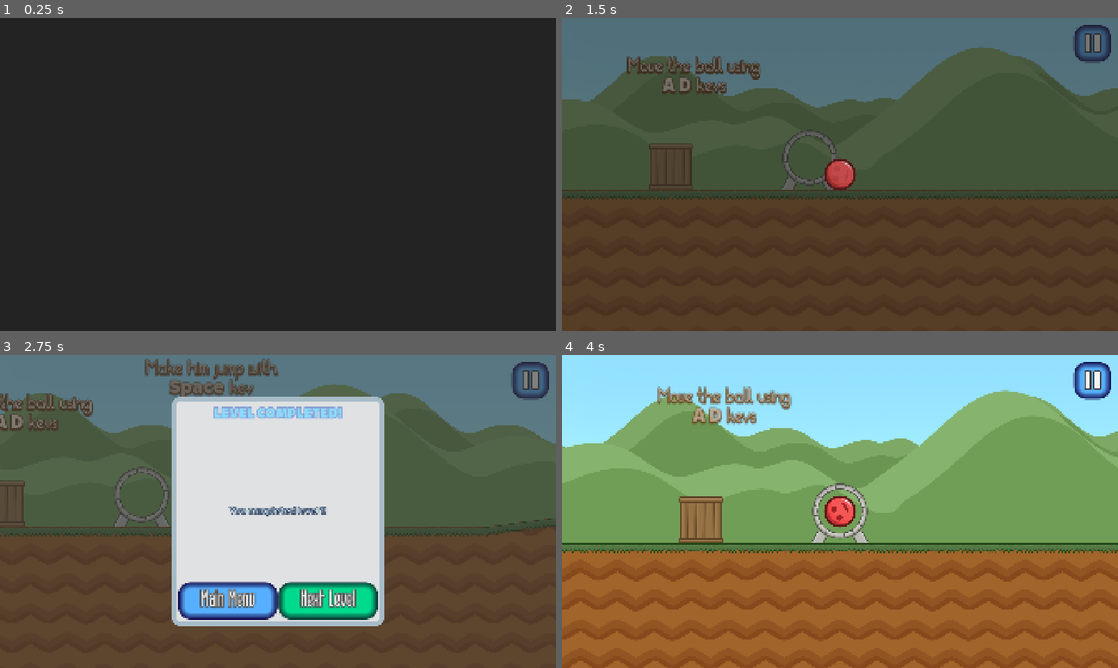
Above: before the commit, frames 1-4 (two rows, left to right).
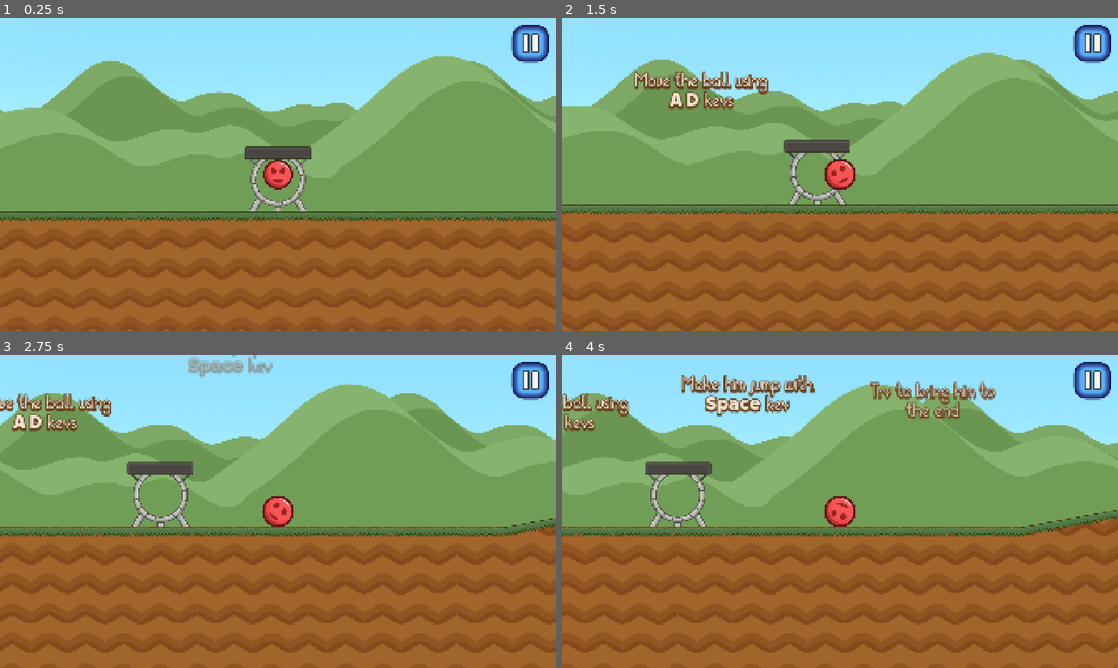
Above: after the commit, the same moments.

Repository: urebus-godot/red-ball-game
Game: Godot game, scene res://scenes_scripts/game/levels/level_1.tscn
Same seed, same stepped clock (60 frames per second), same inputs: the game is played once before the commit and once after it. This scene is started directly instead of the project's main scene.
Inputs (mouse positions are in pixels of both pictures, inside the frame that each line leads up to):
- Up to frame 1 (0.25 s): no input
- Up to frame 2 (1.5 s): hold E (interact) 0.53-1.28 s; hold D (right) from 0.53 s (still down); tap Space (jump) at 0.77 s; tap E (interact) at 1.35 s
- Up to frame 3 (2.75 s): tap Space (jump) at 1.52 s; release D (right) at 2 s; click (227, 524) at 2 s, where only the run before the commit has a clickable "Main Menu"
- Up to frame 4 (4 s): click (890, 602) at 2.75 s, where only the run before the commit has a clickable "Next Level"; hold A (left) from 3.53 s (still down); hold E (interact) from 3.53 s (still down)

The runs differ from the first frame. In frame 1, 100% of the frame differs, in the area x 0-100%, y 0-100%; in frame 2, 99%; in frame 3, 99%; in frame 4, 33%.

Commit message:
Add death system and lost menu

Diff:
--- a/globals/transition/transition_screen.gd
+++ b/globals/transition/transition_screen.gd
@@ -9,6 +9,8 @@
 @onready var panel: Panel = $Panel
 @onready var start_screen: ColorRect = $StartScreen
 @onready var black_screen: ColorRect = $StartScreen/BlackScreen
+
+@export var do_show_start_screen: bool = true
 
 
 func start_trans() -> void:
@@ -22,6 +24,12 @@
 	var tween = panel.create_tween()
 	tween.tween_property(panel, "position:x", END_TWEEN_POSITION_X, TWEEN_DURATION)
 	await tween.finished
+
+
+func show_panel() -> void:
+	start_screen.visible = false
+	panel.position.x = END_TWEEN_POSITION_X
+	panel.visible = true
 
 
 func show_start_screen() -> void:
@@ -38,9 +46,7 @@
 
 	await hide_tween.finished
 
-	start_screen.visible = false
-	panel.position.x = END_TWEEN_POSITION_X
-	panel.visible = true
+	show_panel()
 
 
 func change_scene(path: String) -> void:
@@ -50,5 +56,9 @@
 
 
 func _ready() -> void:
-	await get_tree().create_timer(0.5).timeout
-	show_start_screen()
+	if do_show_start_screen:
+		await get_tree().create_timer(0.5).timeout
+		show_start_screen()
+	else:
+		show_panel()
+		MusicPlayer.play_soundtrack(MusicPlayer.Soundtrack.MAIN_MENU, true)
--- a/globals/transition/transition_screen.tscn
+++ b/globals/transition/transition_screen.tscn
@@ -11,6 +11,7 @@
 process_mode = 3
 layer = 10
 script = ExtResource("1_of1yr")
+do_show_start_screen = false
 
 [node name="Panel" type="Panel" parent="." unique_id=246895193]
 anchors_preset = 15
--- a/scenes_scripts/game/camera.gd
+++ b/scenes_scripts/game/camera.gd
@@ -13,6 +13,7 @@
 var direction: Direction = Direction.CENTER
 var player_move_direction: Direction = Direction.CENTER
 
+var follow_player: bool = true
 var free_mode: bool = false
 
 
@@ -39,9 +40,9 @@
 
 
 func _process(delta: float) -> void:
-	if not free_mode:
+	if not free_mode and follow_player:
 		position = player.position
-	else:
+	elif free_mode:
 		var move_direction = Input.get_vector(
 			"left", "right", "up", "down"
 			).normalized()
@@ -55,3 +56,7 @@
 func _ready() -> void:
 	if trans_enabled:
 		check_for_trans()
+
+
+func _on_player_died() -> void:
+	follow_player = false
--- a/scenes_scripts/game/levels/base_level.tscn
+++ b/scenes_scripts/game/levels/base_level.tscn
@@ -87,4 +87,6 @@
 
 [connection signal="level_finished" from="." to="UILayer" method="_on_level_finished"]
 [connection signal="level_finished" from="." to="Creatures/Player" method="_on_level_finished"]
+[connection signal="creature_died" from="Creatures/Player" to="." method="_on_player_died"]
+[connection signal="creature_died" from="Creatures/Player" to="UILayer" method="_on_player_died"]
 [connection signal="body_entered" from="Areas/FinishArea" to="." method="_on_finish_area_body_entered"]
--- a/scenes_scripts/game/levels/level_1.tscn
+++ b/scenes_scripts/game/levels/level_1.tscn
@@ -3,16 +3,15 @@
 [ext_resource type="PackedScene" uid="uid://bb6koovj7b8o" path="res://scenes_scripts/game/levels/base_level.tscn" id="1_yhru0"]
 [ext_resource type="PackedScene" uid="uid://cuj44b2p5d6up" path="res://scenes_scripts/game/objects/solid/static/platform_on_beams.tscn" id="2_jabye"]
 [ext_resource type="PackedScene" uid="uid://hf4hp71cg2ya" path="res://scenes_scripts/game/objects/areas/water.tscn" id="3_1k6lp"]
-[ext_resource type="PackedScene" uid="uid://b5c6vtq65bvn0" path="res://scenes_scripts/game/objects/physical/physics/crate.tscn" id="3_xya2l"]
 [ext_resource type="PackedScene" uid="uid://bvcpab838u2eo" path="res://scenes_scripts/game/objects/ui_elements/hint_label.tscn" id="5_aau4x"]
 [ext_resource type="PackedScene" uid="uid://bg48lxeeip6cc" path="res://scenes_scripts/game/objects/areas/activate_area.tscn" id="5_mc8sp"]
 
 [sub_resource type="Curve2D" id="Curve2D_5afly"]
 bake_interval = 512.0
 _data = {
-"points": PackedVector2Array(0, 0, 0, 0, -1504, 64, 0, 0, 0, 0, 1184, 64, 0, 0, 0, 0, 1664, 0, 0, 0, 0, 0, 1920, 0, 0, 0, 0, 0, 2528, -64, 0, 0, 0, 0, 2944, -64, 0, 0, 0, 0, 3200, -128, 0, 0, 0, 0, 3840, -128, 0, 0, 0, 0, 4480, -64, 0, 0, 0, 0, 4864, -64, 0, 0, 0, 0, 5248, -128, 0, 0, 0, 0, 5632, -128, 0, 0, 0, 0, 6432, -224, 0, 0, 0, 0, 6848, -224, 0, 0, 0, 0, 7264, -192, 0, 0, 0, 0, 7424, -128, 0, 0, 0, 0, 7456, -32, 0, 0, 0, 0, 7520, 576, 0, 0, 0, 0, 7680, 704, 0, 0, 0, 0, 8128, 768, 0, 0, 0, 0, 8800, 768, 0, 0, 0, 0, 9312, 672, 0, 0, 0, 0, 9568, 544, 0, 0, 0, 0, 9632, -64, 0, 0, 0, 0, 9696, -160, 0, 0, 0, 0, 10176, -288, 0, 0, 0, 0, 11296, -288, 0, 0, 0, 0, 12832, -320, 0, 0, 0, 0, 1 …(362 unchanged characters)…
+"points": PackedVector2Array(0, 0, 0, 0, -1504, 64, 0, 0, 0, 0, 1184, 64, 0, 0, 0, 0, 1536, 0, 0, 0, 0, 0, 2016, -32, 0, 0, 0, 0, 2528, -64, 0, 0, 0, 0, 2912, -96, 0, 0, 0, 0, 3200, -128, 0, 0, 0, 0, 3840, -128, 0, 0, 0, 0, 4448, -96, 0, 0, 0, 0, 4864, -96, 0, 0, 0, 0, 5248, -128, 0, 0, 0, 0, 5792, -192, 0, 0, 0, 0, 6432, -224, 0, 0, 0, 0, 6848, -224, 0, 0, 0, 0, 7264, -192, 0, 0, 0, 0, 7424, -128, 0, 0, 0, 0, 7456, -32, 0, 0, 0, 0, 7520, 576, 0, 0, 0, 0, 7680, 704, 0, 0, 0, 0, 8128, 768, 0, 0, 0, 0, 8800, 768, 0, 0, 0, 0, 9312, 672, 0, 0, 0, 0, 9568, 544, 0, 0, 0, 0, 9632, -64, 0, 0, 0, 0, 9696, -160, 0, 0, 0, 0, 10176, -288, 0, 0, 0, 0, 11232, -352, 0, 0, 0, 0, 11648, -352, 0, 0, 0, 0, 12832, -320, 0, 0, 0, 0, 1 …(362 unchanged characters)…
 }
-point_count = 43
+point_count = 44
 
 [node name="Level1" unique_id=165616865 instance=ExtResource("1_yhru0")]
 
@@ -34,12 +33,7 @@
 [node name="TextureRect" parent="Background/PlatformOnBeams3" index="0" unique_id=1189508430]
 offset_bottom = 1000.0
 
-[node name="Crate" parent="PhysicsObjects" parent_id_path=PackedInt32Array(952607968) index="0" unique_id=263904471 instance=ExtResource("3_xya2l")]
-position = Vector2(-480, 2400)
-mass = 1.5
-
 [node name="Player" parent="Creatures" parent_id_path=PackedInt32Array(1133915585) index="0" unique_id=840999448]
-position = Vector2(0, 2208)
 physics_material_override = null
 
 [node name="Water" parent="Environment/Waters" parent_id_path=PackedInt32Array(2130201175) index="0" unique_id=1996029903 instance=ExtResource("3_1k6lp")]
@@ -51,7 +45,7 @@
 offset_bottom = 768.0
 
 [node name="FinishArea" parent="Areas" parent_id_path=PackedInt32Array(1723939335) index="0" unique_id=1444216573]
-position = Vector2(337, 2258)
+position = Vector2(14656, 1760)
 
 [node name="ActivateArea" parent="Areas" parent_id_path=PackedInt32Array(1723939335) index="1" unique_id=1594849188 node_paths=PackedStringArray("object_to_activate") instance=ExtResource("5_mc8sp")]
 position = Vector2(0, 1920)
--- a/scenes_scripts/game/levels/level_manager.gd
+++ b/scenes_scripts/game/levels/level_manager.gd
@@ -1,6 +1,6 @@
 class_name LevelManager extends Node2D
 
-signal level_finished
+signal level_finished(score: int)
 
 @onready var ui_layer: CanvasLayer = $UILayer
 @onready var background_layer: CanvasLayer = $BackgroundLayer
@@ -8,11 +8,16 @@
 
 @export var level: int = 1
 
+var score: int = 1000
+
+var is_level_finished: bool = false
+
 
 func finish_level() -> void:
+	is_level_finished = true
 	if game_data.levels_completed < level:
 		game_data.levels_completed += 1
-	level_finished.emit()
+	level_finished.emit(score)
 
 
 func _ready() -> void:
@@ -21,4 +26,9 @@
 
 
 func _on_finish_area_body_entered(body: Node2D) -> void:
-	finish_level()
+	if not is_level_finished:
+		finish_level()
+
+
+func _on_player_died() -> void:
+	pass # Replace with function body.
--- a/scenes_scripts/game/objects/areas/water.gd
+++ b/scenes_scripts/game/objects/areas/water.gd
@@ -13,7 +13,9 @@
 
 
 func _on_body_entered(body: Node2D) -> void:
-	pass # Replace with function body.
+	if body is Creature:
+		await get_tree().create_timer(2.5).timeout
+		body.life_component.die()
 
 func _on_body_exited(body: Node2D) -> void:
-	pass # Replace with function body.
+	pass
--- a/scenes_scripts/game/objects/areas/water.tscn
+++ b/scenes_scripts/game/objects/areas/water.tscn
@@ -6,7 +6,7 @@
 
 [sub_resource type="ShaderMaterial" id="ShaderMaterial_mc8sp"]
 shader = ExtResource("1_lcjg8")
-shader_parameter/frequency = 7.0
+shader_parameter/frequency = 5.0
 shader_parameter/speed = 2.5
 shader_parameter/amplitude = 0.005
 shader_parameter/blur = 0.01
--- a/scenes_scripts/game/objects/interactive/location_portal.tscn
+++ b/scenes_scripts/game/objects/interactive/location_portal.tscn
@@ -2,6 +2,7 @@
 
 [ext_resource type="Script" uid="uid://b5ps603jp2pd3" path="res://scenes_scripts/game/objects/interactive/location_portal.gd" id="1_0ay6s"]
 [ext_resource type="Texture2D" uid="uid://br0481lah1ok" path="res://resources/textures/game/objects/interactive/portal.png" id="2_s76n2"]
+[ext_resource type="FontFile" uid="uid://xwqxcnwsy85c" path="res://resources/fonts/SSFBreakthrough-Demibold.ttf" id="3_s0tl4"]
 
 [sub_resource type="SpriteFrames" id="SpriteFrames_0ay6s"]
 animations = [{
@@ -40,11 +41,34 @@
 animation = &"closed"
 autoplay = "closed"
 
+[node name="Label" type="Label" parent="." unique_id=778072012]
+anchors_preset = 8
+anchor_left = 0.5
+anchor_top = 0.5
+anchor_right = 0.5
+anchor_bottom = 0.5
+offset_left = -106.0
+offset_top = -214.0
+offset_right = 106.0
+offset_bottom = -187.0
+grow_horizontal = 2
+grow_vertical = 2
+theme_override_colors/font_color = Color(0.90886706, 0.438996, 5.7756904e-07, 1)
+theme_override_colors/font_outline_color = Color(0.39528522, 0.045214675, 0.033951767, 1)
+theme_override_constants/outline_size = 8
+theme_override_fonts/font = ExtResource("3_s0tl4")
+theme_override_font_sizes/font_size = 24
+text = "Portal to somewhere"
+horizontal_alignment = 1
+vertical_alignment = 1
+text_overrun_behavior = 5
+
 [node name="CollisionShape2D" type="CollisionShape2D" parent="." unique_id=1077028436]
 position = Vector2(0, -112)
 shape = SubResource("RectangleShape2D_efhvm")
 
 [node name="Center" type="Marker2D" parent="." unique_id=1011116954]
+visible = false
 position = Vector2(0, -112)
 
 [connection signal="body_entered" from="." to="." method="_on_body_entered"]
--- a/scenes_scripts/game/objects/physical/creatures/creature.gd
+++ b/scenes_scripts/game/objects/physical/creatures/creature.gd
@@ -1 +1,9 @@
 class_name Creature extends PhysicsObject
+
+signal creature_died
+
+@export var life_component: LifeComponent
+
+
+func _on_creature_died() -> void:
+	creature_died.emit()
--- a/scenes_scripts/game/objects/physical/creatures/creature.tscn
+++ b/scenes_scripts/game/objects/physical/creatures/creature.tscn
@@ -4,12 +4,14 @@
 [ext_resource type="Script" uid="uid://b2r2508bgg8iu" path="res://scenes_scripts/game/objects/physical/creatures/creature.gd" id="2_mx7sf"]
 [ext_resource type="PackedScene" uid="uid://div3il4uqi" path="res://scenes_scripts/game/objects/physical/creatures/move_component.tscn" id="3_ybpkm"]
 [ext_resource type="Script" uid="uid://d16e4wi8or6yw" path="res://scenes_scripts/game/objects/physical/creatures/sprites_component.gd" id="4_lkcup"]
+[ext_resource type="PackedScene" uid="uid://cvk2pwd2whfqg" path="res://scenes_scripts/game/objects/physical/creatures/life_component.tscn" id="5_yhvth"]
 
 [sub_resource type="PhysicsMaterial" id="PhysicsMaterial_ybpkm"]
 
-[node name="Creature" unique_id=840999448 instance=ExtResource("1_8wc1f")]
+[node name="Creature" unique_id=840999448 node_paths=PackedStringArray("life_component") instance=ExtResource("1_8wc1f")]
 physics_material_override = SubResource("PhysicsMaterial_ybpkm")
 script = ExtResource("2_mx7sf")
+life_component = NodePath("LifeComponent")
 
 [node name="RayCast2D" type="RayCast2D" parent="." index="1" unique_id=863819144]
 collision_mask = 14
@@ -22,3 +24,9 @@
 script = ExtResource("4_lkcup")
 creature = NodePath("..")
 body_sprite = NodePath("../Sprite")
+
+[node name="LifeComponent" parent="." index="5" unique_id=1532767562 node_paths=PackedStringArray("creature", "move_component") instance=ExtResource("5_yhvth")]
+creature = NodePath("..")
+move_component = NodePath("../MoveComponent")
+
+[connection signal="creature_died" from="LifeComponent" to="." method="_on_creature_died"]
--- /dev/null
+++ b/scenes_scripts/game/objects/physical/creatures/life_component.gd
@@ -0,0 +1,20 @@
+class_name LifeComponent extends Node
+
+signal creature_died
+
+@export var creature: Creature
+@export var move_component: MoveComponent
+
+func die() -> void:
+	move_component.movement_enabled = false
+	creature.collision_mask = 0
+	creature.collision_layer = 0
+	creature.z_index = 10
+
+	creature.apply_central_impulse(Vector2(0, -800))
+	creature_died.emit()
+
+	var tween = creature.create_tween().set_trans(Tween.TRANS_QUAD)
+	tween.tween_property(
+		creature, "scale", creature.scale * 2.25, 4.5
+		)
--- /dev/null
+++ b/scenes_scripts/game/objects/physical/creatures/life_component.tscn
@@ -0,0 +1,6 @@
+[gd_scene format=3 uid="uid://cvk2pwd2whfqg"]
+
+[ext_resource type="Script" uid="uid://bo5ro353i5dfm" path="res://scenes_scripts/game/objects/physical/creatures/life_component.gd" id="1_4x7mh"]
+
+[node name="LifeComponent" type="Node" unique_id=1532767562]
+script = ExtResource("1_4x7mh")
--- a/scenes_scripts/game/objects/physical/creatures/player/player.gd
+++ b/scenes_scripts/game/objects/physical/creatures/player/player.gd
@@ -72,5 +72,5 @@
 	prints("Now you can again interact!", can_interact)
 
 
-func _on_level_finished() -> void:
+func _on_level_finished(score: int) -> void:
 	finish()
--- a/scenes_scripts/game/objects/physical/creatures/player/player.tscn
+++ b/scenes_scripts/game/objects/physical/creatures/player/player.tscn
@@ -45,15 +45,16 @@
 [node name="CollisionShape2D" parent="." index="3" unique_id=1303941600]
 shape = SubResource("CircleShape2D_hka56")
 
-[node name="ControlComponent" parent="." index="4" unique_id=759258089 node_paths=PackedStringArray("move_component") instance=ExtResource("3_hka56")]
-move_component = NodePath("../MoveComponent")
-
-[node name="Camera" parent="." index="7" unique_id=1760591003 node_paths=PackedStringArray("player") instance=ExtResource("6_30j7b")]
+[node name="Camera" parent="." index="4" unique_id=1760591003 node_paths=PackedStringArray("player") instance=ExtResource("6_30j7b")]
 player = NodePath("..")
 trans_enabled = false
 
-[node name="InteractTimer" type="Timer" parent="." index="8" unique_id=1944430153]
+[node name="InteractTimer" type="Timer" parent="." index="5" unique_id=1944430153]
 wait_time = 0.6
 one_shot = true
 
+[node name="ControlComponent" parent="." index="6" unique_id=759258089 node_paths=PackedStringArray("move_component") instance=ExtResource("3_hka56")]
+move_component = NodePath("../MoveComponent")
+
 [connection signal="timeout" from="InteractTimer" to="." method="_on_interact_timer_timeout"]
+[connection signal="creature_died" from="LifeComponent" to="Camera" method="_on_player_died"]
--- a/scenes_scripts/game/root/world.tscn
+++ b/scenes_scripts/game/root/world.tscn
@@ -59,10 +59,16 @@
 interaction_delay = 0.4
 showed_name = "portal to the main menu"
 
+[node name="Label" parent="Portals/MainMenuPortal" index="1" unique_id=778072012]
+text = "Main Menu"
+
 [node name="LevelPortal" parent="Portals" unique_id=865033601 instance=ExtResource("4_7og53")]
 position = Vector2(768, 400)
 scene_path = "none"
 interaction_delay = 0.4
+
+[node name="Label" parent="Portals/LevelPortal" index="1" unique_id=778072012]
+text = "Level 1"
 
 [node name="LevelPortal2" parent="Portals" unique_id=253732289 instance=ExtResource("4_7og53")]
 position = Vector2(1088, 400)
@@ -70,14 +76,24 @@
 scene_path = "none"
 interaction_delay = 0.4
 
+[node name="Label" parent="Portals/LevelPortal2" index="1" unique_id=778072012]
+text = "Level 2"
+
 [node name="LevelPortal3" parent="Portals" unique_id=346638725 instance=ExtResource("4_7og53")]
 position = Vector2(1408, 400)
 level = 3
 scene_path = "none"
 interaction_delay = 0.4
 
+[node name="Label" parent="Portals/LevelPortal3" index="1" unique_id=778072012]
+text = "Level 3"
+
 [node name="TextureRect" type="TextureRect" parent="." unique_id=1120800972]
 offset_right = 40.0
 offset_bottom = 40.0
 
 [editable path="Terrain"]
+[editable path="Portals/MainMenuPortal"]
+[editable path="Portals/LevelPortal"]
+[editable path="Portals/LevelPortal2"]
+[editable path="Portals/LevelPortal3"]
--- a/scenes_scripts/ui/hud/ui_layer.gd
+++ b/scenes_scripts/ui/hud/ui_layer.gd
@@ -6,6 +6,7 @@
 @onready var pause_menu: Control = $PauseMenu
 @onready var options_menu: OptionsMenu = $OptionsMenu
 @onready var finish_menu: Panel = $FinishMenu
+@onready var lost_menu: Panel = $LostMenu
 
 var level: int = 1
 
@@ -48,9 +49,9 @@
 	is_ui_free = true
 
 
-func show_finish_menu() -> void:
+func show_finish_menu(score: int) -> void:
 	var finish_info_label: Label = $FinishMenu/FinishInfoLabel
-	finish_info_label.text = "You completed level %s!" % level
+	finish_info_label.text = "You completed level %s! \nScore: %s" % [level, score]
 
 	finish_menu.position.y = -900
 	finish_menu.visible = true
@@ -62,9 +63,21 @@
 	)
 
 
+func show_lost_menu() -> void:
+	lost_menu.position.y = -900
+	lost_menu.visible = true
+
+	var tween = lost_menu.create_tween().set_trans(Constants.UI_TRANS_TYPE)
+	var center_y = 144
+	tween.tween_property(
+		lost_menu, "position:y", center_y, TWEEN_DURATION
+	)
+
+
 func _ready() -> void:
 	pause_menu.visible = false
 	finish_menu.visible = false
+	lost_menu.visible = false
 
 
 func _input(event: InputEvent) -> void:
@@ -75,9 +88,15 @@
 			check_for_pause()
 
 
-func _on_level_finished() -> void:
+func _on_level_finished(score: int) -> void:
 	tinting.show_tinting()
-	show_finish_menu()
+	show_finish_menu(score)
+
+
+func _on_player_died() -> void:
+	await get_tree().create_timer(1.5).timeout
+	tinting.show_tinting()
+	show_lost_menu()
 
 
 func _on_resume_button_pressed() -> void:
--- a/scenes_scripts/ui/hud/ui_layer.tscn
+++ b/scenes_scripts/ui/hud/ui_layer.tscn
@@ -13,6 +13,7 @@
 [ext_resource type="Theme" uid="uid://k8oddh018ug7" path="res://resources/themes/buttons/red_button.tres" id="8_udvf3"]
 [ext_resource type="FontFile" uid="uid://b6hssdofy1hrp" path="res://resources/fonts/SSFBreakthrough-Bold.ttf" id="11_lks73"]
 [ext_resource type="FontFile" uid="uid://j1wevx13vv24" path="res://resources/fonts/SSFBreakthrough-Heavy.ttf" id="13_7tan6"]
+[ext_resource type="FontFile" uid="uid://c2hrra5eptan4" path="res://resources/fonts/SSFBreakthrough-Black.ttf" id="14_ory12"]
 
 [sub_resource type="StyleBoxFlat" id="StyleBoxFlat_lks73"]
 bg_color = Color(0.8722, 0.8808033, 0.89, 1)
@@ -177,8 +178,12 @@
 offset_bottom = 96.0
 grow_horizontal = 2
 theme_override_colors/font_color = Color(0.5606212, 0.8521561, 0.9790291, 1)
+theme_override_colors/font_shadow_color = Color(0.3248218, 0.5024607, 0.80009305, 1)
 theme_override_colors/font_outline_color = Color(0.5146, 0.6249899, 0.83, 1)
+theme_override_constants/shadow_offset_x = 0
+theme_override_constants/shadow_offset_y = 3
 theme_override_constants/outline_size = 16
+theme_override_constants/shadow_outline_size = 16
 theme_override_fonts/font = ExtResource("13_7tan6")
 theme_override_font_sizes/font_size = 48
 text = "LEVEL COMPLETED!"
@@ -200,10 +205,13 @@
 grow_vertical = 2
 theme_override_colors/font_color = Color(0.8231223, 0.9388391, 0.9936159, 1)
 theme_override_colors/font_outline_color = Color(0.10768203, 0.16667494, 0.28250694, 1)
+theme_override_constants/line_spacing = 12
 theme_override_constants/outline_size = 12
-theme_override_fonts/font = ExtResource("11_lks73")
-theme_override_font_sizes/font_size = 32
-text = "You completed the level!"
+theme_override_fonts/font = ExtResource("14_ory12")
+theme_override_font_sizes/font_size = 48
+text = "You completed the level!
+Score:
+Time: "
 horizontal_alignment = 1
 vertical_alignment = 1
 
@@ -232,6 +240,95 @@
 size_flags_horizontal = 3
 theme = ExtResource("1_sad0e")
 text = "Next Level"
+
+[node name="LostMenu" type="Panel" parent="." unique_id=502085]
+anchors_preset = 8
+anchor_left = 0.5
+anchor_top = 0.5
+anchor_right = 0.5
+anchor_bottom = 0.5
+offset_left = -368.0
+offset_top = -396.0
+offset_right = 368.0
+offset_bottom = 396.0
+grow_horizontal = 2
+grow_vertical = 2
+theme = SubResource("Theme_7tan6")
+
+[node name="CompletedLabel" type="Label" parent="LostMenu" unique_id=94375237]
+layout_mode = 1
+anchors_preset = 5
+anchor_left = 0.5
+anchor_right = 0.5
+offset_left = -184.0
+offset_top = 24.0
+offset_right = 184.0
+offset_bottom = 96.0
+grow_horizontal = 2
+theme_override_colors/font_color = Color(0.9856419, 0.29282963, 0.48613727, 1)
+theme_override_colors/font_shadow_color = Color(0.4, 0, 0.006666565, 1)
+theme_override_colors/font_outline_color = Color(0.5294118, 0, 0.18039216, 1)
+theme_override_constants/shadow_offset_x = 0
+theme_override_constants/shadow_offset_y = 3
+theme_override_constants/outline_size = 16
+theme_override_constants/shadow_outline_size = 16
+theme_override_fonts/font = ExtResource("13_7tan6")
+theme_override_font_sizes/font_size = 48
+text = "LEVEL LOST!"
+horizontal_alignment = 1
+vertical_alignment = 1
+
+[node name="FinishInfoLabel" type="Label" parent="LostMenu" unique_id=1783760792]
+layout_mode = 1
+anchors_preset = 8
+anchor_left = 0.5
+anchor_top = 0.5
+anchor_right = 0.5
+anchor_bottom = 0.5
+offset_left = -272.0
+offset_top = -172.0
+offset_right = 272.0
+offset_bottom = 180.0
+grow_horizontal = 2
+grow_vertical = 2
+theme_override_colors/font_color = Color(0.8231223, 0.9388391, 0.9936159, 1)
+theme_override_colors/font_outline_color = Color(0.10768203, 0.16667494, 0.28250694, 1)
+theme_override_constants/line_spacing = 12
+theme_override_constants/outline_size = 12
+theme_override_fonts/font = ExtResource("14_ory12")
+theme_override_font_sizes/font_size = 48
+text = "The red ball has died,
+and you lost..."
+horizontal_alignment = 1
+vertical_alignment = 1
+
+[node name="HBoxContainer" type="HBoxContainer" parent="LostMenu" unique_id=588574697]
+layout_mode = 1
+anchors_preset = 7
+anchor_left = 0.5
+anchor_top = 1.0
+anchor_right = 0.5
+anchor_bottom = 1.0
+offset_left = -344.0
+offset_top = -152.0
+offset_right = 344.0
+offset_bottom = -24.0
+grow_horizontal = 2
+grow_vertical = 0
+
+[node name="MainMenuButton" type="Button" parent="LostMenu/HBoxContainer" unique_id=1146943558]
+layout_mode = 2
+size_flags_horizontal = 3
+theme = ExtResource("2_v78qn")
+text = "Main Menu"
+
+[node name="RestartButton" type="Button" parent="LostMenu/HBoxContainer" unique_id=14294658]
+layout_mode = 2
+size_flags_horizontal = 3
+theme = ExtResource("1_sad0e")
+text = "Restart"
+icon = ExtResource("8_lks73")
+expand_icon = true
 
 [connection signal="pressed" from="Control/PauseButton" to="." method="_on_pause_button_pressed"]
 [connection signal="pressed" from="PauseMenu/Container/ResumeButton" to="." method="_on_resume_button_pressed"]
@@ -241,3 +338,5 @@
 [connection signal="closed" from="OptionsMenu" to="." method="_on_options_menu_closed"]
 [connection signal="pressed" from="FinishMenu/HBoxContainer/MainMenuButton" to="." method="_on_main_menu_button_pressed"]
 [connection signal="pressed" from="FinishMenu/HBoxContainer/NextLevelButton" to="." method="_on_next_level_button_pressed"]
+[connection signal="pressed" from="LostMenu/HBoxContainer/MainMenuButton" to="." method="_on_main_menu_button_pressed"]
+[connection signal="pressed" from="LostMenu/HBoxContainer/RestartButton" to="." method="_on_restart_button_pressed"]
Binary file changed: resources/textures/game/objects/interactive/portal.png
Not shown, added: scenes_scripts/game/objects/physical/creatures/life_component.gd.uid
Not shown, added: resources/textures/game/objects/interactive/portal.png~
